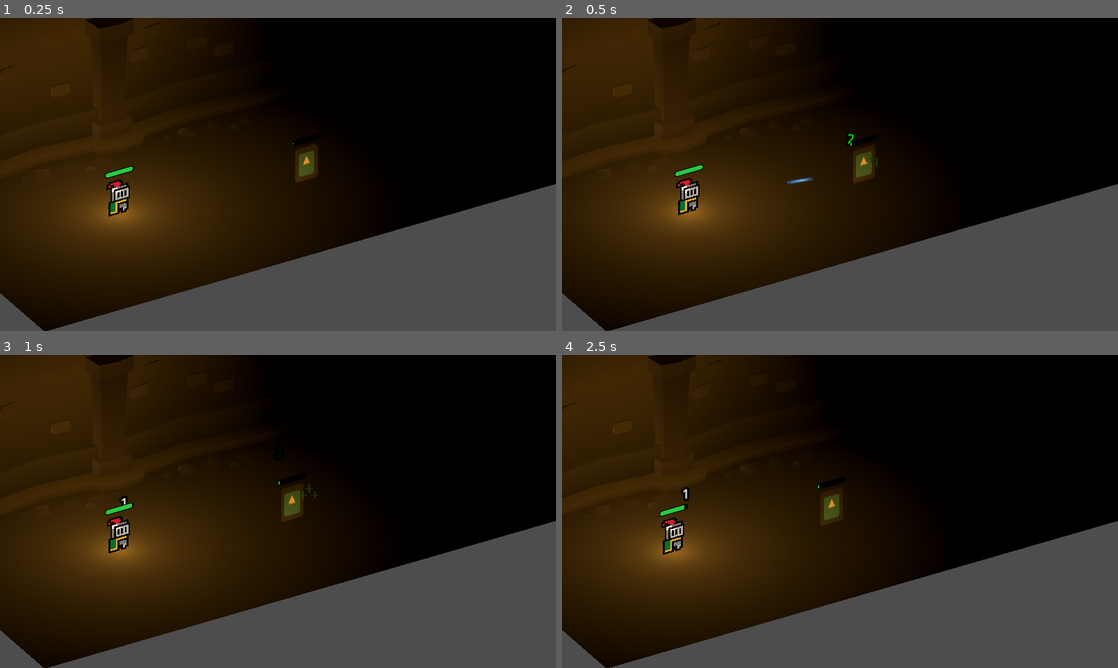
Above: before the commit, frames 1-4 (two rows, left to right).
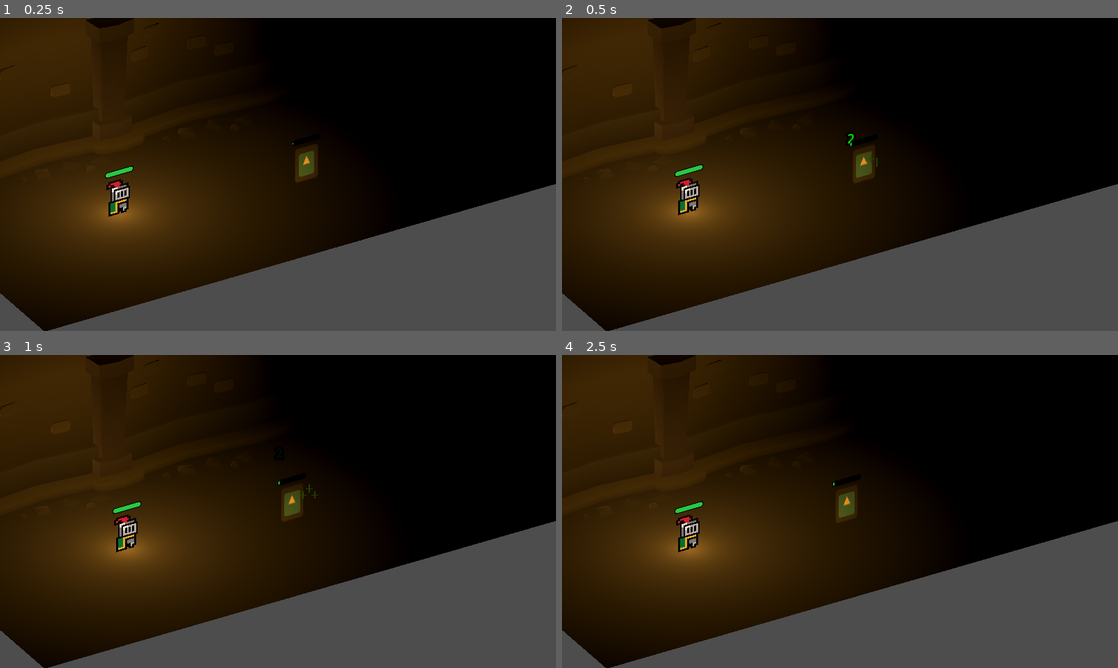
Above: after the commit, the same moments.

Repository: NouCake/ram-dungeon
Game: Godot game, scene res://3d_test.tscn
The game is run twice, just before and just after one commit, with the same random seed, the same clock (stepped at 60 frames per second) and the same inputs. The engine's default icon, where the game draws it, is replaced by a stand-in: a white triangle on a blue panel in a dark square.
Inputs:
- Up to frame 1 (0.25 s): no input
- Up to frame 2 (0.5 s): no input
- Up to frame 3 (1 s): tap Enter (ui_accept) at 0.5, 0.77 s
- Up to frame 4 (2.5 s): tap Enter (ui_accept) at 1.52, 2 s

Frame 1 is identical in both runs. In frame 2, less than 0.1% of the frame differs, in the area x 40-46%, y 50-54%; in frame 3, 0.6%; in frame 4, 1.5%, in the area x 16-54%, y 39-66%.

Commit message:
Create shared action base

Diff:
--- a/3d_test.tscn
+++ b/3d_test.tscn
@@ -47,10 +47,12 @@
 
 [node name="base_player" parent="." unique_id=170676981 instance=ExtResource("4_cawg3")]
 
-[node name="ActionHeal" type="Node" parent="base_player" unique_id=1057619562]
+[node name="ActionHeal" type="Node3D" parent="base_player" unique_id=389237940]
 script = ExtResource("8_cawg3")
 heal_vfx = ExtResource("7_ktnak")
-metadata/_custom_type_script = "uid://b618m7ot1kyeq"
+action_range = 5.0
+action_interval = 3.0
+pause_until_action_success = true
 
 [node name="enemy" parent="." unique_id=1773388456 instance=ExtResource("7_cawg3")]
 transform = Transform3D(1, 0, 0, 0, 1, 0, 0, 0, 1, 5.039795, 0, 0.89990234)
--- a/assets/entities/enemy_ranged.tscn
+++ b/assets/entities/enemy_ranged.tscn
@@ -19,8 +19,9 @@
 transform = Transform3D(1, 0, 0, 0, 1, 0, 0, 0, 1, 0, 0.25, 0)
 script = ExtResource("2_7gdqd")
 projectile = ExtResource("3_iuqpt")
-projectiles_cooldown = 1.5
 target_filters = Array[String](["player"])
+action_range = 5.0
+action_interval = 3.0
 metadata/_custom_type_script = "uid://cnp3jo4lruyy"
 
 [node name="healthbar" parent="." index="11" unique_id=944459381]
--- a/assets/scripts/action/action_heal.gd
+++ b/assets/scripts/action/action_heal.gd
@@ -1,25 +1,15 @@
 class_name ActionHeal
 
-extends Node
+extends BaseActionTargeting
 
 @export var heal_amount := 2
-@export var heal_cooldown := 3.0
-@export var heal_range := 5.0
-@export var target_filters: Array[String] = ["enemy"]
 @export var heal_vfx: PackedScene
 
-@onready var detector := TargetDetectorComponent.Get(get_parent())
-
-var time_since_last_heal: float = heal_cooldown
-
-func _process(delta: float) -> void:
-	time_since_last_heal += delta
-	if time_since_last_heal >= heal_cooldown:
-		if heal():
-			time_since_last_heal -= heal_cooldown
+func perform_action() -> bool:
+	return heal()
 
 func heal() -> bool:
-	var target := detector.find_closest(target_filters, heal_range, true)
+	var target := detector.find_closest(target_filters, action_range, true)
 
 	if target == null:
 		return false
--- a/assets/scripts/action/action_melee.gd
+++ b/assets/scripts/action/action_melee.gd
@@ -1,26 +1,18 @@
 class_name MeleeComponent
 
-extends Node
+extends BaseActionTargeting
 
-@export var melee_range := 1.5
 @export var melee_damage := 2
-@export var melee_cooldown := 0.5
 
-@onready var detector := TargetDetectorComponent.Get(get_parent())
+func perform_action() -> bool:
+	return attack()
 
-var time_since_last_attack: float = melee_cooldown
+func attack() -> bool:
+	var parent: Entity = get_parent()
+	var targets := detector.find_all(target_filters, action_range, false)
 
-func _process(delta: float) -> void:
-	time_since_last_attack += delta
-	if time_since_last_attack >= melee_cooldown:
-		time_since_last_attack -= melee_cooldown
-		attack()
-
-func attack() -> void:
-	var parent: Entity = get_parent()
-	var targets := detector.find_all(["player"], melee_range, false)
-
-
+	if targets.size() == 0:
+		return false
 
 	for target in targets:
 		if not target.has_node("health"):
@@ -34,4 +26,4 @@
 		info.knockback_amount = 1.0
 		health.do_damage(info)
 
-	pass
+	return true
--- /dev/null
+++ b/assets/scripts/action/action_object_spawn.gd
@@ -0,0 +1,25 @@
+extends BaseActionTargeting
+
+@export var to_spawn: PackedScene
+@export var spawn_radius: float = 1.0
+
+func perform_action() -> bool:
+	return _spawn_object()
+
+func _spawn_object() -> bool:
+	var target: Entity = detector.find_closest(target_filters, action_range, false)
+	if !target:
+		return false
+
+	var spawned: Node3D = to_spawn.instantiate()
+	get_tree().get_current_scene().add_child(spawned)
+
+	var random_position := random_point_in_circle(spawn_radius)
+	spawned.global_position = target.global_position + random_position
+	spawned.global_position.y = 0
+	return true
+
+func random_point_in_circle(radius: float) -> Vector3:
+	var angle := randf() * TAU
+	var r := radius * sqrt(randf())
+	return Vector3(r * cos(angle), 0, r * sin(angle))
--- a/assets/scripts/action/action_projectile.gd
+++ b/assets/scripts/action/action_projectile.gd
@@ -1,35 +1,19 @@
 class_name ActionProjectile
 
-extends Node3D
+extends BaseActionTargeting
 
 @export var projectile: PackedScene
 @export var projectile_speed := 8.0
 @export var projectile_damage := 1
 
-@export var projectiles_cooldown := 1.0
-
-@export var target_range := 5.0
-
-@export var target_filters: Array[String] = [];
-
-@onready var detector := TargetDetectorComponent.Get(get_parent());
-
-@onready var time_since_last_project := projectiles_cooldown;
-
 func _enter_tree() -> void:
 	assert(projectile != null, "ActionProjectile requires a valid projectile PackedScene to instantiate.")
 
-func _process(delta: float) -> void:
-	if time_since_last_project >= projectiles_cooldown:
-		if shoot():
-			var cooldown_spread := randf() * 0.2 - 0.1
-			time_since_last_project -= projectiles_cooldown + cooldown_spread * projectiles_cooldown;
-		else:
-			return
-	time_since_last_project += delta;
+func perform_action() -> bool:
+	return shoot()
 
 func shoot() -> bool:
-	var target := detector.find_closest(target_filters, target_range, true);
+	var target := detector.find_closest(target_filters, action_range, true);
 
 	if target == null:
 		return false
@@ -44,6 +28,7 @@
 	new_projectile.shoot_direction = dist.normalized()
 	new_projectile.shoot_origin = parent
 	new_projectile.rotation.y = atan2(dist.x, dist.z)
+	new_projectile.projectile_speed = projectile_speed
 	new_projectile.projectile_damage = projectile_damage
 	new_projectile.start_position = global_position
 
--- /dev/null
+++ b/assets/scripts/action/base_action_targeting.gd
@@ -0,0 +1,12 @@
+## Base class for action that target entities and perform in an interval
+class_name BaseActionTargeting
+
+extends BaseTimedAction
+
+## Filters to apply when searching for targets
+@export var target_filters: Array[String] = ["enemy"]
+
+## How far the action can reach targets
+@export var action_range: float
+
+@onready var detector := TargetDetectorComponent.Get(get_parent())
--- /dev/null
+++ b/assets/scripts/action/base_action_timed.gd
@@ -0,0 +1,28 @@
+## Base Class for all Actions that do something in an interval
+class_name BaseTimedAction
+
+extends Node3D
+
+## Time in seconds between each action attempt
+@export var action_interval: float
+## If true, the action is ready immediately on start
+@export var start_ready := true
+## If true, the action will only reset its timer on a successful action
+@export var pause_until_action_success := false
+
+@onready var time_since_last_action: float = action_interval if start_ready else 0.0
+
+func _process(delta: float) -> void:
+	if time_since_last_action >= action_interval:
+		if !pause_until_action_success:
+			time_since_last_action -= action_interval
+
+		if perform_action() && pause_until_action_success:
+			time_since_last_action -= action_interval
+	else:
+		time_since_last_action += delta
+
+
+## Override this method to perform the desired action.
+func perform_action() -> bool:
+	return false
--- a/assets/scripts/action_object_spawn.gd
+++ /dev/null
@@ -1,42 +0,0 @@
-extends Node
-
-@export var to_spawn: PackedScene
-@export var target_range: float = 5.0
-@export var cooldown: float = 2.0
-@export var spawn_radius: float = 1.0
-
-var time_since_last_spawn: float = cooldown
-@onready var detector: TargetDetectorComponent = get_node("../detector")
-
-func _process(delta) -> void:
-	if time_since_last_spawn >= cooldown:
-		if _spawn_object():
-			time_since_last_spawn -= cooldown
-	else:
-		time_since_last_spawn += delta
-
-func _spawn_object() -> bool:
-	var target: Entity = detector.find_closest(["enemy"], target_range, false)
-	if !target:
-		return false
-
-	var spawned: Node3D = to_spawn.instantiate()
-	get_tree().get_current_scene().add_child(spawned)
-
-	var random_position = Vector3(
-		randf_range(-spawn_radius, spawn_radius),
-		0,
-		randf_range(-spawn_radius, spawn_radius)
-	)
-
-	for i in range(10):
-		if random_position.length() <= spawn_radius:
-			break
-		random_position = Vector3(
-			randf_range(-spawn_radius, spawn_radius),
-			0,
-			randf_range(-spawn_radius, spawn_radius)
-		)
-	spawned.global_position = target.global_position + random_position
-	spawned.global_position.y = 0
-	return true
Not shown: 2 places in 3d_test.tscn that only renumber resources
Not shown, added: assets/scripts/action/action_heal.gd.uid
Not shown, added: assets/scripts/action/action_object_spawn.gd.uid
Not shown, added: assets/scripts/action/base_action_targeting.gd.uid
Not shown, added: assets/scripts/action/base_action_timed.gd.uid
Not shown, removed: assets/scripts/action_object_spawn.gd.uid
